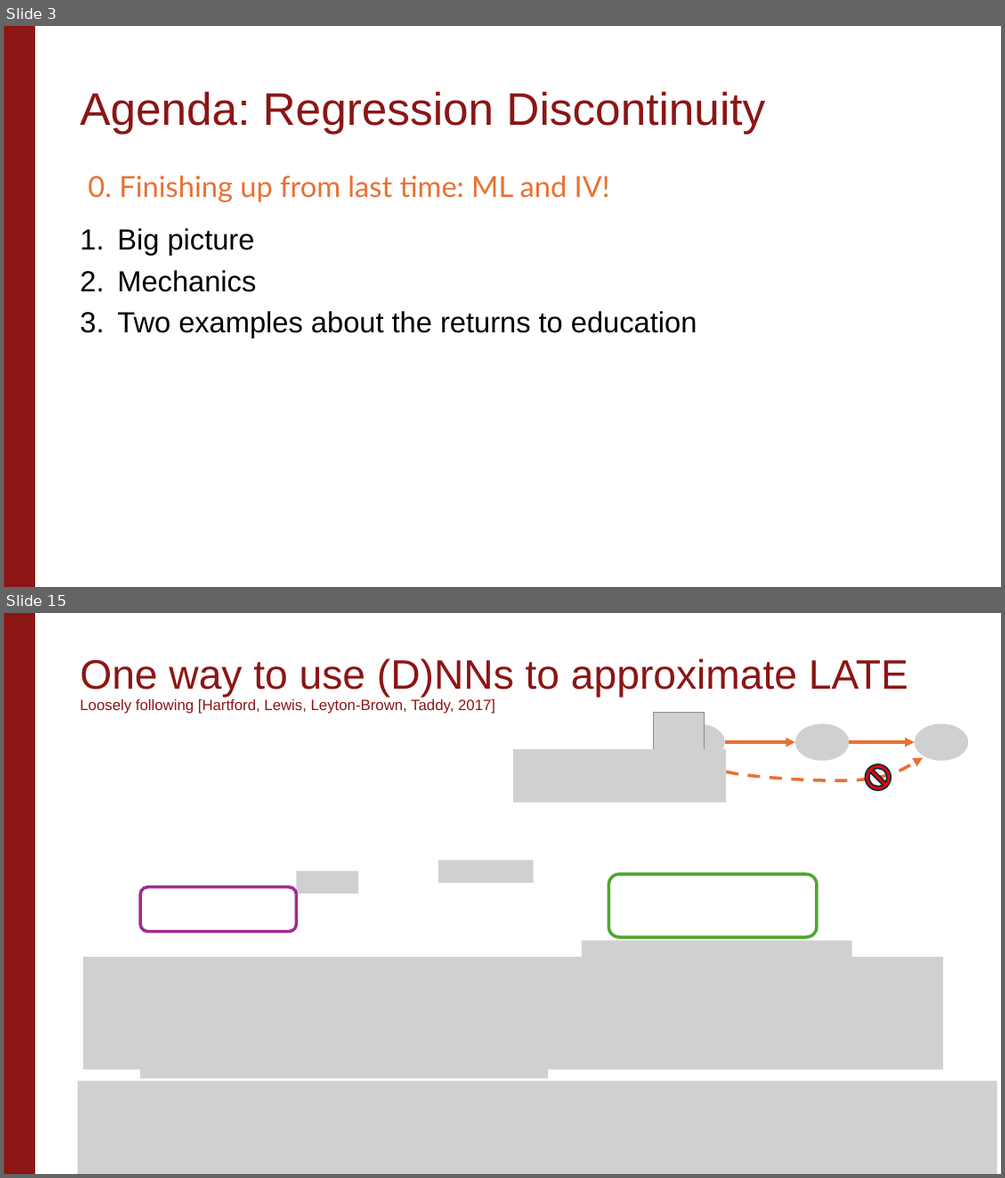
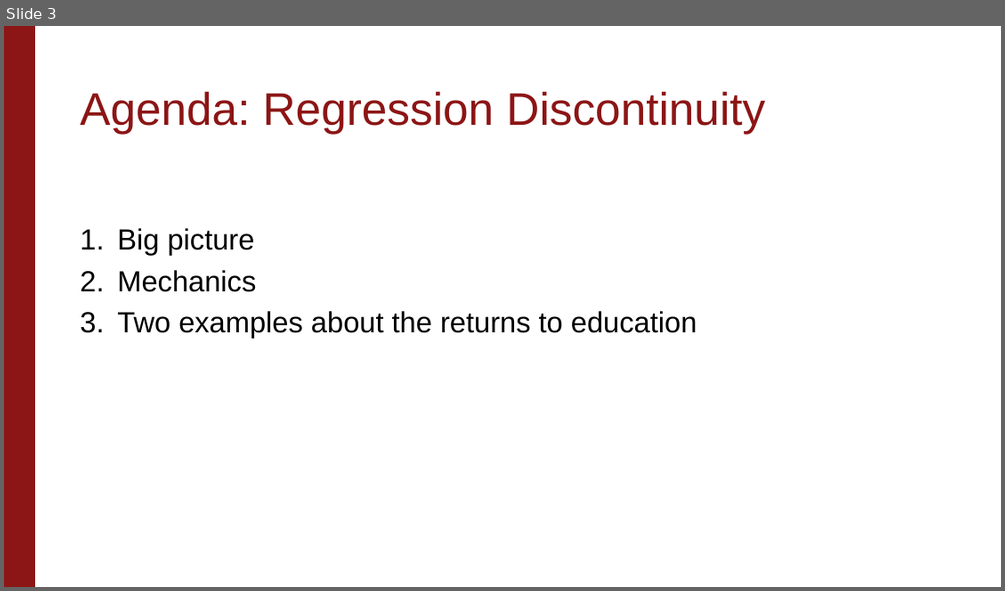
Before and after one commit to stanford-causal-inference-class/stanford-causal-inference-class.github.io, a slide deck: materials/lecture-slides/Unit3_Lecture4.pptx. Shown one above the other, each under a label of ours: slides 3 and 15 before the commit, slide 3 after it; the slides between them are not shown. The pictures are 1005x1178 and 1005x591 pixels, drawn with LibreOffice and Linux fonts; fonts in the diff are those of the drawing; grey boxes stand for pictures; background and template pictures are left out. Boxes give left, top, right and bottom in pixels: in the first picture for what was removed or moved away, otherwise in the second. Text is boxed around its words. In the diff, an @@ line names an element or a change of style, - is before the commit and + after.

```diff
--- a/materials/lecture-slides/Unit3_Lecture4.pptx
+++ b/materials/lecture-slides/Unit3_Lecture4.pptx
@@ slide 15 removed at box(4, 613, 1001, 1174), background #FFFFFF; not listed: 1 template element that a slide beside it also shows @@
@@ title removed at box(80, 658, 908, 714) @@
-One way to use (D)NNs to approximate LATE
-Loosely following [Hartford, Lewis, Leyton-Brown, Taddy, 2017]
@@ group removed at box(653, 713, 969, 790): 4 pictures, 2 arrows, 1 freeform shape, 1 no-entry sign @@
@@ picture removed at box(513, 749, 727, 803) @@
@@ picture removed at box(297, 871, 358, 893) @@
@@ picture removed at box(438, 860, 534, 882) @@
@@ rounded rectangle removed at box(609, 874, 817, 937) @@
@@ rounded rectangle removed at box(140, 887, 297, 931) @@
@@ picture removed at box(83, 957, 943, 1070) @@
@@ picture removed at box(582, 941, 852, 1051) @@
@@ picture removed at box(140, 985, 548, 1078) @@
@@ picture removed at box(77, 1080, 997, 1174) @@
@@ slide 3 changed as well @@
@@ text removed at box(88, 176, 610, 202) @@
-0. Finishing up from last time: ML and IV!
```
Also in this commit, not shown: 26 other slides removed, 1 other file.
